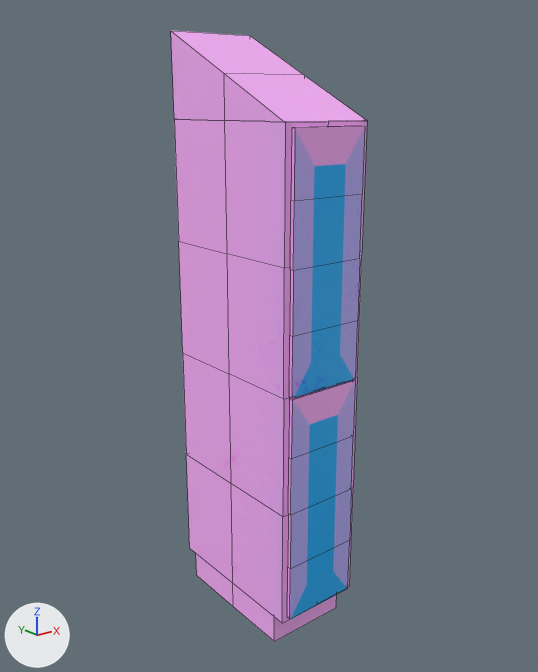
What one commit did to the FBX model Maya Project Files/Env/Exports/Barracks/Locker_01_SM_Low.fbx.
Both versions are drawn from a camera (50 mm lens) standing at (-5.57, -7.0, 6.06) and looking at (0.03, 0.01, 3.26). The axes (+X, +Y, +Z) are drawn at lower left. The lights are the same throughout. Mesh edges are drawn as thin lines. Where no turn or scale is listed for an object, it has been applied to the vertices.

Names of what the first picture shows: 'LockerBase2', 'SmallPannel_Mocup4', 'Top2', 'pCube3', 'pasted__SmallPannel_Mocup4'.
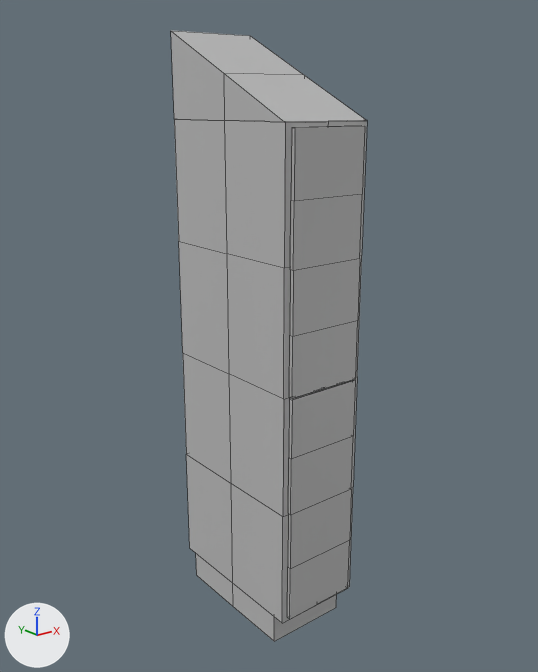
What differs and where, as boxes (x1, y1, x2, y2) in the pictures (538 x 672 px):
'pCube3', recoloured (pink to grey)
    both: (174, 118, 367, 623)
'SmallPannel_Mocup4', recoloured, surface changed (blue to grey)
    both: (289, 126, 365, 398)
'pasted__SmallPannel_Mocup4', recoloured, surface changed (blue to grey)
    both: (287, 380, 355, 619)
'Top2', recoloured, surface changed (pink to grey)
    both: (171, 30, 365, 122)
'LockerBase2', recoloured (pink to grey)
    both: (196, 554, 337, 642)

The change in detail:
Material 'locker' (mat_locker) is new.
Its base color is (0.5, 0.5, 0.5) (grey #bcbcbc).
me_mesh_001 has 10 vertices, 7 faces and spans x -0.58..0.58, y -1.05..1.05, z -0.5..0.5.
me_mesh_001 is used by ob_top2; location (0.0, 0.03, 6.37).
me_mesh_001 no longer uses material mat_metal_ts (picture img_occlusionroughnessmetallic_png).
me_mesh_001 part 1: texture (UV) coordinates of 7 of 7 faces, centred in x -0.58..0.58, y -0.52..1.05, z -0.33..0.25, changed; they spanned u 0.33..0.67, v 0.06..0.18 and now span u 0.12..0.66, v 0.66..1.0.
me_mesh_001 now uses material mat_locker (grey #bcbcbc).
me_mesh_004 has 20 vertices, 14 faces and spans x -0.5..0.5, y -1.05..-1.0, z -0.02..2.9.
me_mesh_004 is used by ob_pasted__smallpannel_mocup4; location (0.0, -0.02, -0.03).
me_mesh_004 no longer uses material mat_pasted__metal_ts (picture img_occlusionroughnessmetallic_png).
me_mesh_004 part 2: texture (UV) coordinates of 14 of 14 faces, centred in x -0.5..0.5, y -1.05..-1.02, z -0.02..2.9, changed; they spanned u 0.0..0.65, v 0.1..0.62 and now span u 0.61..0.92, v 0.0..0.11.
me_mesh_004 now uses material mat_locker (grey #bcbcbc).
me_mesh_003 has 20 vertices, 14 faces and spans x -0.5..0.5, y -1.05..-1.0, z -0.02..2.9.
me_mesh_003 is used by ob_smallpannel_mocup4; location (0.0, -0.02, 2.92).
me_mesh_003 no longer uses material mat_metal_ts (picture img_occlusionroughnessmetallic_png).
me_mesh_003 part 3: texture (UV) coordinates of 14 of 14 faces, centred in x -0.5..0.5, y -1.05..-1.02, z -0.02..2.9, changed; they spanned u 0.35..1.0, v 0.1..0.62 and now span u 0.61..0.72, v 0.11..0.42.
me_mesh_003 now uses material mat_locker (grey #bcbcbc).
me_mesh_002 has 12 vertices, 6 faces and spans x -0.54..0.54, y -0.9..0.9, z -0.25..0.25.
me_mesh_002 no longer uses material mat_metal_ts (picture img_occlusionroughnessmetallic_png).
me_mesh_002 now uses material mat_locker (grey #bcbcbc).
me_mesh has 35 vertices, 28 faces and spans x -0.58..0.58, y -1.05..1.05, z -2.99..2.99.
me_mesh no longer uses material mat_metal_ts (picture img_occlusionroughnessmetallic_png).
me_mesh now uses material mat_locker (grey #bcbcbc).
